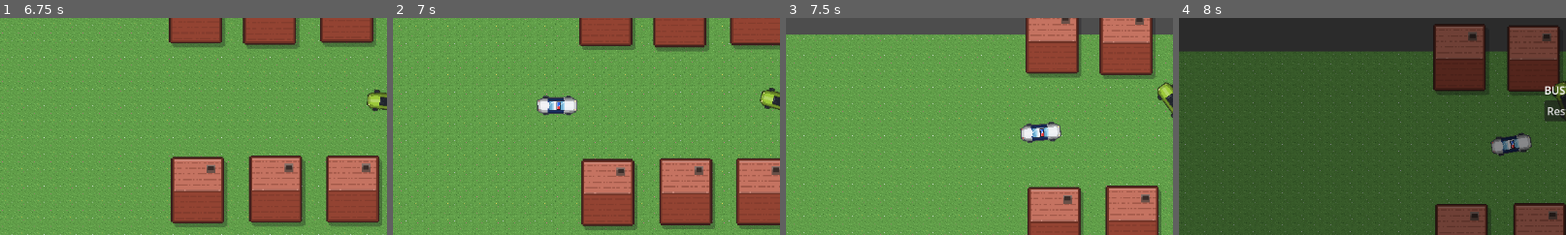
Above: before the commit, frames 1-4 (left to right).
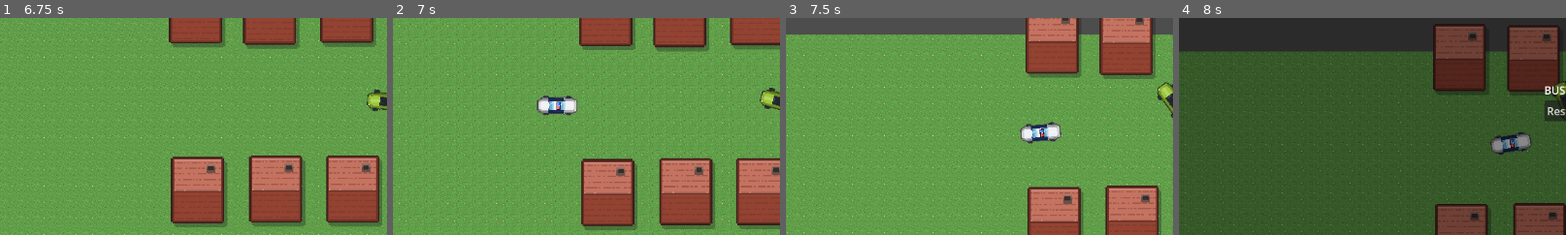
Above: after the commit, the same moments.

Repository: frost1335/car-game
Game: Godot game, scene res://scenes/Game.tscn
Two runs of this game, one before a commit and one after it. Both use one fixed random seed, a clock stepped at 60 frames per second and the inputs below.
Inputs:
- Up to frame 1 (6.75 s): hold D (turn_right) 0.53-1.28 s; hold Down (brake) 1.28-2.03 s; hold D (turn_right) 2.03-2.75 s; click "Restart" at 2.75 s; hold D (turn_right) 3.53-4.28 s; hold A (turn_left) 4.28-5.78 s; hold Down (brake) 5.78-6.53 s; hold D (turn_right) from 6.53 s (still down)
- Up to frame 2 (7 s): keep holding D (turn_right)
- Up to frame 3 (7.5 s): keep holding D (turn_right)
- Up to frame 4 (8 s): keep holding D (turn_right)
The pictures show only the part of the screen within x 0-50%, y 31-81%; the shares and areas given below are measured in that part.

Frame 1 is identical in both runs. In frame 2, 0.1% of the frame differs, in the area x 37-48%, y 35-44%; in frame 3, 0.2%; in frame 4, 0.3%, in the area x 80-92%, y 52-64%.

Commit message:
ref: change to asin(r/d) turn method

Diff:
--- a/scenes/Cone.tscn
+++ b/scenes/Cone.tscn
@@ -14,6 +14,7 @@
 linear_damp = 2.0
 angular_damp = 3.0
 script = ExtResource("1_ijqi7")
+metadata/radius = 20.0
 
 [node name="CollisionShape2D" type="CollisionShape2D" parent="." unique_id=1700696872]
 shape = SubResource("CircleShape2D_3unlm")
--- a/scenes/House.tscn
+++ b/scenes/House.tscn
@@ -6,6 +6,7 @@
 size = Vector2(138, 174)
 
 [node name="House" type="StaticBody2D" unique_id=802393800]
+metadata/radius = 105.0
 
 [node name="CollisionShape2D" type="CollisionShape2D" parent="." unique_id=945646786]
 shape = SubResource("RectangleShape2D_qtlar")
--- a/scenes/PoliceCar.tscn
+++ b/scenes/PoliceCar.tscn
@@ -7,7 +7,7 @@
 size = Vector2(38.000004, 82)
 
 [sub_resource type="CircleShape2D" id="CircleShape2D_o5y4u"]
-radius = 430.00464
+radius = 448.0402
 
 [node name="PoliceCar" type="CharacterBody2D" unique_id=418145021]
 collision_layer = 4
--- a/scripts/police_car.gd
+++ b/scripts/police_car.gd
@@ -95,7 +95,7 @@
 func _chase() -> void:
 	var to_target := target.global_position - global_position
 	var max_steer := deg_to_rad(steering_angle)
-	var max_steer_avoid := deg_to_rad(steering_angle + 5)
+	var max_steer_avoid := deg_to_rad(steering_angle + 4)
 	var chosenn_deg := INF
 	var directions: Array[float] = []
 
@@ -106,30 +106,29 @@
 		var to_object = object.global_position - global_position
 		var obj_deg = rad_to_deg(transform.x.angle_to(to_object))
 		var target_deg = rad_to_deg(transform.x.angle_to(to_target))
-		var distance = min(to_object.length(), 430)
-		var distance_multiplier = min(1 - (((distance - 210) / 220) / 1.4), 1.3) # 430 - 210 = 220
+		var radius = object.get_meta("radius")
+
+		var point_angle = rad_to_deg(asin(radius / to_object.length())) + 20
+
+		print(point_angle)
 
 		# reset chosen direction
 		chosenn_deg = INF
 
-		if obj_deg < 70 and obj_deg >= 0:
+		if obj_deg < 60 and obj_deg >= 0:
 			if target_deg > obj_deg:
-				var piece = 70 - (target_deg - obj_deg) # 55 / 20 = 35
-				chosenn_deg = target_deg + piece # 90
+				chosenn_deg = obj_deg + point_angle
 			else:
-				var piece = 70 + (target_deg - obj_deg) # -15 / 60 = -5
-				chosenn_deg = target_deg - piece # -10
-
-		if obj_deg <= 0 and obj_deg > -70:
+				chosenn_deg =obj_deg - point_angle
+
+		if obj_deg < 0 and obj_deg > -60:
 			if target_deg > obj_deg:
-				var piece = 70 - (target_deg - obj_deg) # -10 / -50 = 30
-				chosenn_deg = target_deg + piece # 20
+				chosenn_deg = obj_deg + point_angle
 			else:
-				var piece = 70 - (target_deg - obj_deg) # -60 / -40 = 50
-				chosenn_deg = target_deg - piece # -110
+				chosenn_deg = obj_deg - point_angle
 
 		if chosenn_deg != INF:
-			directions.append(chosenn_deg * distance_multiplier)
+			directions.append(chosenn_deg)
 
 	if directions.size():
 		var final_direction = (directions.max() + directions.min()) / 2
